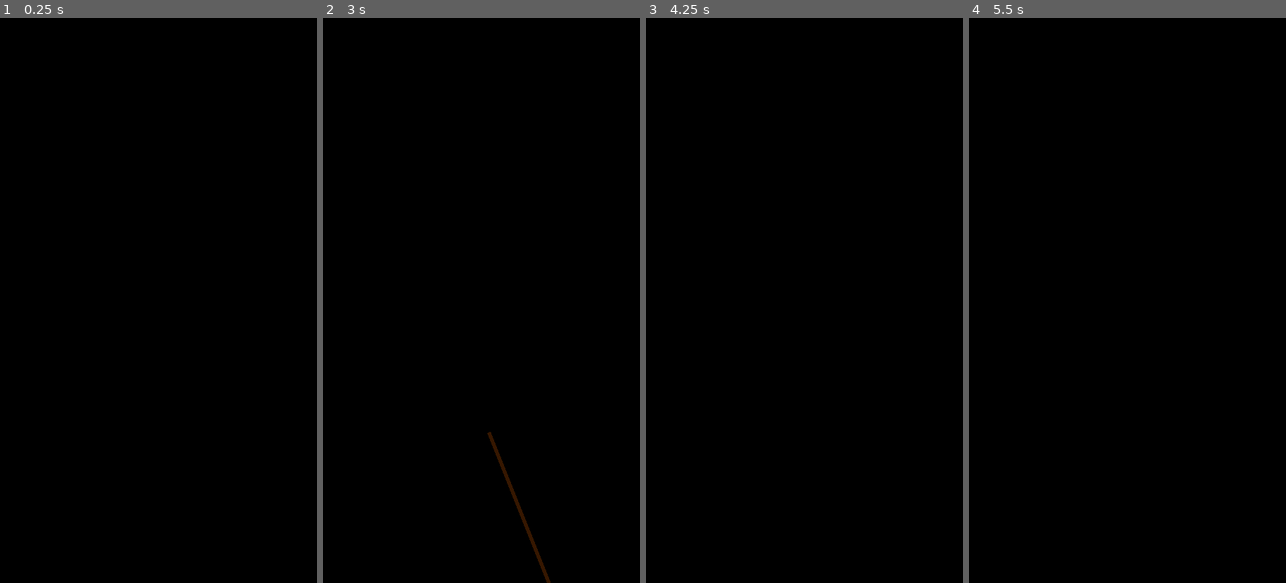
Above: before the commit, frames 1-4 (left to right).
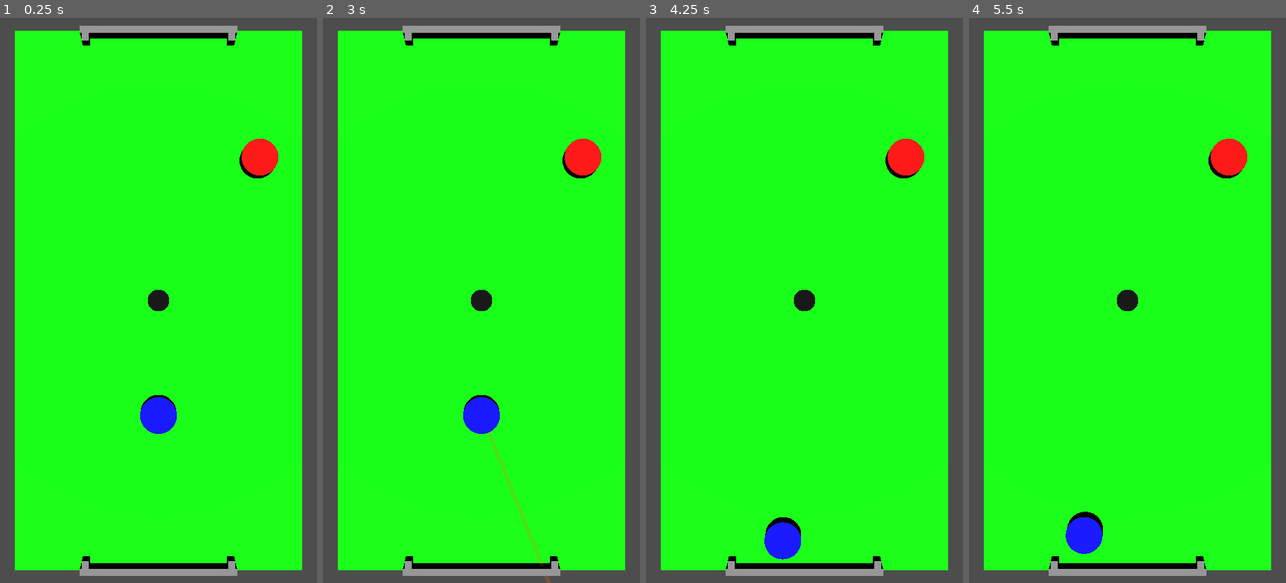
Above: after the commit, the same moments.

Repository: PelvicPsycho/ultimate-botao
Game: Godot game, scene res://MatchScene.tscn
Same seed, same stepped clock (60 frames per second), same inputs: the game is played once before the commit and once after it.
Inputs (mouse positions are in pixels of both pictures, inside the frame that each line leads up to):
- Up to frame 1 (0.25 s): no input
- Up to frame 2 (3 s): tap Enter at 0.5, 2 s; move the mouse to (551, 272) at 0.52 s; tap 1 at 0.6 s; click (551, 272) at 0.67 s; tap Space at 1.25, 2.75 s; drag from (418, 328) to (465, 413) at 1.27 s; move the mouse to (513, 176) at 2.02 s; tap 3 at 2.1 s; click (513, 176) at 2.17 s; drag from (465, 413) to (386, 215) at 2.77 s
- Up to frame 3 (4.25 s): move the mouse to (899, 385) at 3.52 s; tap 2 at 3.6 s; click (899, 385) at 3.67 s
- Up to frame 4 (5.5 s): drag from (1032, 215) to (1079, 159) at 4.27 s; move the mouse to (1143, 300) at 5.02 s; tap 1 at 5.1 s; click (1143, 300) at 5.17 s

The runs differ from the first frame. In frame 1, 99% of the frame differs, in the area x 0-100%, y 0-100%; in frame 2, 99%; in frame 3, 99%; in frame 4, 99%.

Commit message:
Match scene com goleira

Diff:
--- a/MatchScene.tscn
+++ b/MatchScene.tscn
@@ -4,6 +4,7 @@
 [ext_resource type="PackedScene" uid="uid://mvbcflomxtbk" path="res://Componentes/PlayerV2/Player.tscn" id="2_a60kw"]
 [ext_resource type="Resource" uid="uid://dsr512dkuo864" path="res://Recursos/Teams/Grêmio/Gremio.tres" id="2_guahn"]
 [ext_resource type="Resource" uid="uid://cqnsye86fls8o" path="res://Recursos/Teams/Inter/Inter.tres" id="3_qsfy7"]
+[ext_resource type="PackedScene" uid="uid://d4nu7awvfje7u" path="res://Componentes/Goal/Goleira.tscn" id="4_oor5f"]
 [ext_resource type="Resource" uid="uid://vl5uhvjx0anj" path="res://Recursos/Teams/Grêmio/Martin.tres" id="4_xqcg1"]
 [ext_resource type="Resource" uid="uid://4f1qna4c5ycp" path="res://Recursos/Teams/Inter/Alanpa.tres" id="6_rrtur"]
 [ext_resource type="PackedScene" uid="uid://cfiyrhnqdww6q" path="res://Componentes/Ball/ball.tscn" id="7_rrtur"]
@@ -12,10 +13,10 @@
 albedo_color = Color(0, 1, 0, 1)
 
 [sub_resource type="BoxMesh" id="BoxMesh_h7fbo"]
-size = Vector3(8.85, 0.2, 15.7)
+size = Vector3(8, 0.2, 15)
 
 [sub_resource type="BoxShape3D" id="BoxShape3D_a60kw"]
-size = Vector3(8.85, 0.3, 15.7)
+size = Vector3(8, 0.2, 15)
 
 [sub_resource type="BoxShape3D" id="BoxShape3D_h7fbo"]
 size = Vector3(0.5, 1, 15.7)
@@ -28,6 +29,9 @@
 homeTeam = ExtResource("2_guahn")
 awayTeam = ExtResource("3_qsfy7")
 
+[node name="DirectionalLight3D" type="DirectionalLight3D" parent="." unique_id=517725734]
+transform = Transform3D(1, 0, 0, 0, -4.371139e-08, 1, 0, -1, -4.371139e-08, 0, 15.36453, 0)
+
 [node name="Camera3D" type="Camera3D" parent="." unique_id=1003734817]
 transform = Transform3D(1, 0, 0, 0, -4.371139e-08, 1, 0, -1, -4.371139e-08, 0, 10.329271, 0)
 current = true
@@ -38,23 +42,30 @@
 material_override = SubResource("StandardMaterial3D_qsfy7")
 mesh = SubResource("BoxMesh_h7fbo")
 
+[node name="Goleira" parent="Pitch" unique_id=654322067 instance=ExtResource("4_oor5f")]
+transform = Transform3D(-8.742278e-09, 0, 0.2, 0, 0.2, 0, -0.2, 0, -8.742278e-09, 0, 0.20951569, 7.1994133)
+
+[node name="Goleira2" parent="Pitch" unique_id=905293801 instance=ExtResource("4_oor5f")]
+transform = Transform3D(-8.742278e-09, 0, -0.2, 0, 0.2, 0, 0.2, 0, -8.742278e-09, 0, 0.20951569, -7.1769433)
+team = 1
+
 [node name="Floor" type="CollisionShape3D" parent="Pitch" unique_id=1523702553]
 shape = SubResource("BoxShape3D_a60kw")
 
 [node name="RBarrier" type="CollisionShape3D" parent="Pitch" unique_id=20794466]
-transform = Transform3D(1, 0, 0, 0, 1, 0, 0, 0, 1, 4.6721983, 0, 0)
+transform = Transform3D(1, 0, 0, 0, 1, 0, 0, 0, 1, 4.104018, 0, 0)
 shape = SubResource("BoxShape3D_h7fbo")
 
 [node name="RBarrier2" type="CollisionShape3D" parent="Pitch" unique_id=842875705]
-transform = Transform3D(1, 0, 0, 0, 1, 0, 0, 0, 1, -4.686477, 0, 0)
+transform = Transform3D(1, 0, 0, 0, 1, 0, 0, 0, 1, -4.0464582, 0, 0)
 shape = SubResource("BoxShape3D_h7fbo")
 
 [node name="TBarrier" type="CollisionShape3D" parent="Pitch" unique_id=969606746]
-transform = Transform3D(1, 0, 0, 0, 1, 0, 0, 0, 1, -0.057587624, 0, -8.116846)
+transform = Transform3D(1, 0, 0, 0, 1, 0, 0, 0, 1, -0.057587624, 0, -7.6954503)
 shape = SubResource("BoxShape3D_y7mf0")
 
 [node name="BBarrier" type="CollisionShape3D" parent="Pitch" unique_id=1563714456]
-transform = Transform3D(1, 0, 0, 0, 1, 0, 0, 0, 1, -0.057587624, 0, 8.006533)
+transform = Transform3D(1, 0, 0, 0, 1, 0, 0, 0, 1, -0.057587624, 0, 7.7561636)
 shape = SubResource("BoxShape3D_y7mf0")
 
 [node name="HomeTeam" type="Node" parent="." unique_id=127159349]
@@ -66,7 +77,7 @@
 [node name="AwayTeam" type="Node" parent="." unique_id=1453187810]
 
 [node name="Player2" parent="AwayTeam" unique_id=1384454041 instance=ExtResource("2_a60kw")]
-transform = Transform3D(1, 0, 0, 0, 1, 0, 0, 0, 1, 0, 0.2, -3.886)
+transform = Transform3D(1, 0, 0, 0, 1, 0, 0, 0, 1, 2.7580256, 0.2, -3.886)
 playerInfo = ExtResource("6_rrtur")
 
 [node name="Ball" parent="." unique_id=573001688 instance=ExtResource("7_rrtur")]
--- a/Scripts Globais/MatchState.gd
+++ b/Scripts Globais/MatchState.gd
@@ -29,6 +29,9 @@
 	foulFlag = false
 	var nodes = get_tree().get_nodes_in_group("Players")
 	allPieces.assign(nodes)
+	var goals = get_tree().get_nodes_in_group("Goals")
+	for goal in goals:
+		goal.connect("gol", onGoal)
 	for piece in allPieces:
 		piece.connect("clickedPiece", onClickedPiece)
 		piece.connect("turnPlayed", onTurnPlayed)
@@ -38,6 +41,12 @@
 		else:
 			awayPlayers.append(piece)
 			piece.canPlay = true if currentTurn == turn.AWAY else false
+
+func onGoal(isHome: bool):
+	if isHome:
+		awayScore += 1
+	else:
+		homeScore += 1
 
 func onClickedPiece(piece: Player):
 	selectedPiece = piece
--- a/Scripts Globais/equipe_atual.gd
+++ /dev/null
@@ -1,54 +0,0 @@
-extends Node
-
-
-@export var current_team = 1
-
-@export var current_posse = 0
-
-@export var colidiu = false
-
-@export var peca_selecionada:Peca = null
-
-@export var esperando_fisica = false
-
-var pecas = null
-
-var ball = null
-
-func _ready():
-	var r = randi_range(1,10)
-	if r > 5:
-		current_team = 1
-	else:
-		current_team = 2
-
-	pecas = get_tree().get_nodes_in_group("pecas")
-	ball = get_tree().get_nodes_in_group("ball")[0]
-
-func _process(delta: float) -> void:
-	for p in pecas:
-		if !p.sleeping:
-			esperando_fisica = true
-			return
-
-	if !ball.sleeping:
-		esperando_fisica=true
-		return
-	esperando_fisica=false
-
-func troca_time():
-		if current_team == 1:
-			current_team = 2
-			current_posse=2
-		else:
-			current_team = 1
-			current_posse=1
-
-func reset_field():
-	var pecas = get_tree().get_nodes_in_group("pecas")
-	for p in pecas:
-		p.position = p.initialPos
-		p.sleeping = true
-	var ball = get_tree().get_nodes_in_group("ball")[0]
-	ball.sleeping = true
-	ball.position = Vector3(0,0,0)
--- a/canvas_HUD.gd
+++ b/canvas_HUD.gd
@@ -27,7 +27,7 @@
 	timer.start()
 
 func _process(delta: float) -> void:
-	label_time.text = "Team " +str(EquipeAtual.current_team)
+	#label_time.text = "Team " +str(EquipeAtual.current_team)
 	update_timer_label()
 
 
Not shown, removed: Scripts Globais/equipe_atual.gd.uid
